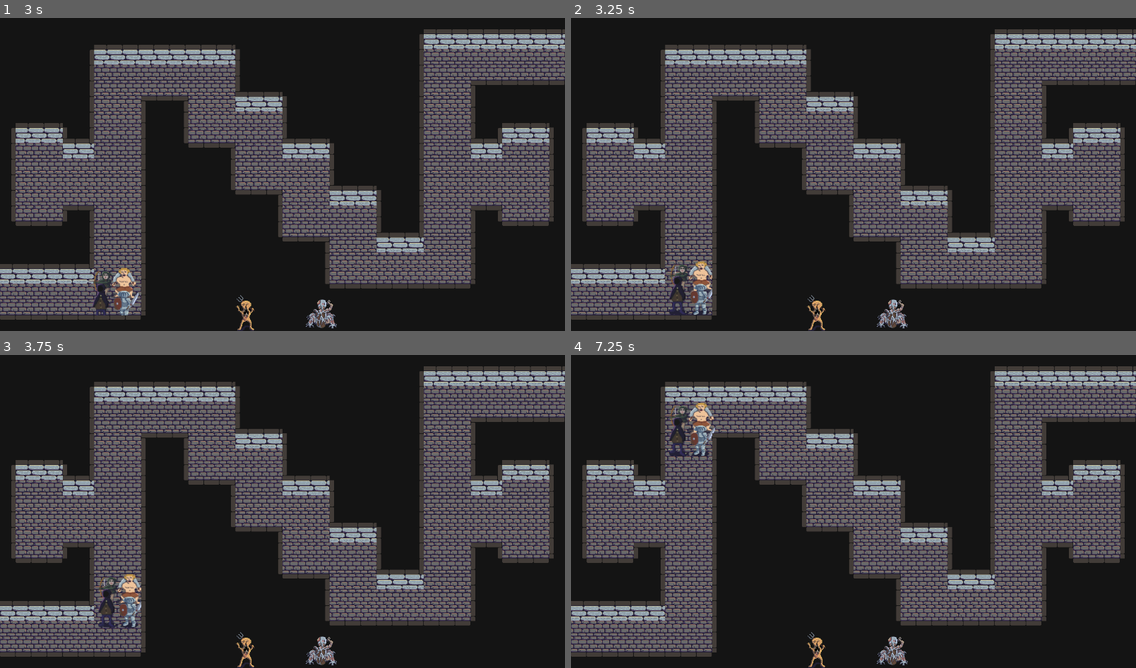
Above: before the commit, frames 1-4 (two rows, left to right).
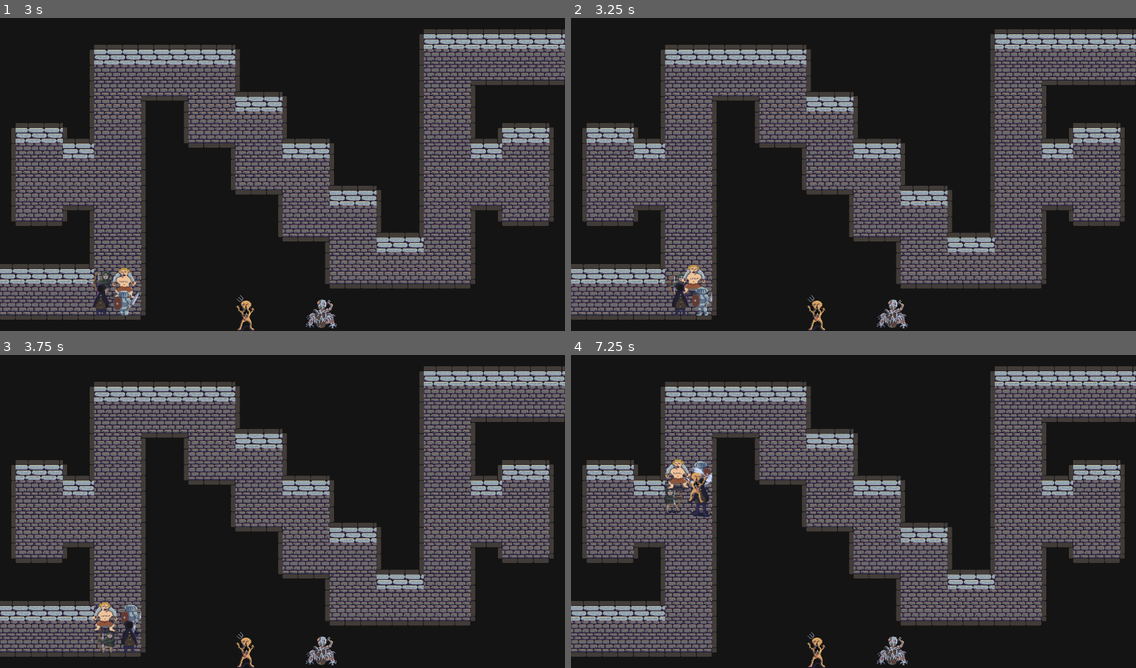
Above: after the commit, the same moments.

Repository: rpgboyari/GMTKGameJam2023
Game: Godot game, scene res://Title_Screen.tscn
Same seed, same stepped clock (60 frames per second), same inputs: the game is played once before the commit and once after it.
Inputs (mouse positions are in pixels of both pictures, inside the frame that each line leads up to):
- Up to frame 1 (3 s): click "PLAY" at 0.5 s; click (322, 315) at 1.25 s; click (242, 312) at 2 s; tap Enter (ui_accept) at 2.75 s; move the mouse to (406, 158) at 2.77 s; hold Right (ui_right) from 2.78 s (still down); tap Space (Weapon_Test) at 2.85 s; click (406, 158) at 2.92 s
- Up to frame 2 (3.25 s): keep holding Right (ui_right); tap Enter (ui_accept) at 3.02 s
- Up to frame 3 (3.75 s): keep holding Right (ui_right); move the mouse to (169, 527) at 3.52 s; tap Space (Weapon_Test) at 3.6 s; click (169, 527) at 3.67 s
- Up to frame 4 (7.25 s): tap Enter (ui_accept) at 3.77, 5.27, 6.02, 6.77 s; move the mouse to (910, 442) at 4.27 s; release Right (ui_right) at 4.28 s; hold Left (ui_left) 4.28-5.03 s; tap Space (Weapon_Test) every 0.75 s from 4.35 to 6.6 s; click (910, 442) at 4.42 s; move the mouse to (825, 574) at 5.02 s; hold Right (ui_right) 5.03-6.53 s; click (825, 574) at 5.17 s; move the mouse to (1023, 558) at 5.77 s; click (1023, 558) at 5.92 s; move the mouse to (684, 464) at 6.52 s; hold Left (ui_left) from 6.53 s (still down); click (684, 464) at 6.67 s

Frame 1 is identical in both runs. In frame 2, 0.8% of the frame differs, in the area x 16-25%, y 77-96%; in frame 3, 1.2%; in frame 4, 1.6%, in the area x 16-26%, y 15-52%.
Error before the commit: Invalid assignment of property or key 'sound_effects' with value of type 'Array' on a base object of type 'Area2D (Weapon)'. (res://Scripts/Entity.gd:32)
Error after the commit: Attempted to free a locked object (calling or emitting). (res://Scripts/Entity.gd:64)

Commit message:
i'm sp tired.... i dont know what i adde

Diff:
--- a/Scenes/Heroes/Archer.tscn
+++ b/Scenes/Heroes/Archer.tscn
@@ -1,10 +1,13 @@
-[gd_scene load_steps=25 format=3 uid="uid://dvauy3vkyqs2u"]
+[gd_scene load_steps=28 format=3 uid="uid://dvauy3vkyqs2u"]
 
 [ext_resource type="Script" path="res://Scripts/Heroes/Archer.gd" id="1_kl6mf"]
+[ext_resource type="AudioStream" uid="uid://bxwbfr7226im5" path="res://Sound Effects/Attacks/Archer/Arrow_sound.mp3" id="2_dcb1x"]
 [ext_resource type="AudioStream" uid="uid://b6i0cfcijdii" path="res://Sound Effects/Damaged/Archer/Archer_Hurt.mp3" id="2_yd0op"]
+[ext_resource type="AudioStream" uid="uid://drkngb3hxqflh" path="res://Sound Effects/Attacks/Archer/Arrow_sound_V2.mp3" id="3_3eg5w"]
 [ext_resource type="AudioStream" uid="uid://ch04kkvogot2i" path="res://Sound Effects/Damaged/Archer/Archer_Hurt_2.mp3" id="3_io2ap"]
 [ext_resource type="PackedScene" uid="uid://bat7w1jn8v7a6" path="res://Scenes/Weapons/Heroes/Archer_Attack.tscn" id="3_lhlm7"]
 [ext_resource type="Texture2D" uid="uid://7ohfb7kp0o8a" path="res://Sprites/Heroes/Archer/bowguy_atack-Sheet.png" id="4_3qred"]
+[ext_resource type="PackedScene" uid="uid://c6lhnj5dyfw8r" path="res://Scenes/Weapons/Heroes/Archer_Arrow.tscn" id="4_nbnau"]
 [ext_resource type="Texture2D" uid="uid://7lp801gejkpf" path="res://Sprites/Heroes/Archer/bowguy-Sheet.png" id="5_lny04"]
 [ext_resource type="Texture2D" uid="uid://b4du7n0dkrfjm" path="res://Sprites/Heroes/Archer/bowguy.png" id="5_v64w4"]
 
@@ -140,6 +143,8 @@
 motion_mode = 1
 script = ExtResource("1_kl6mf")
 group_top = true
+weapon_sound_effects = Array[AudioStream]([ExtResource("2_dcb1x"), ExtResource("3_3eg5w")])
+projectile = ExtResource("4_nbnau")
 max_hp = 10
 damage = 2
 attack_time = 2.0
--- a/Scenes/Heroes/Barbarian.tscn
+++ b/Scenes/Heroes/Barbarian.tscn
@@ -1,11 +1,16 @@
-[gd_scene load_steps=23 format=3 uid="uid://b1oh4peeh0w7g"]
+[gd_scene load_steps=26 format=3 uid="uid://b1oh4peeh0w7g"]
 
 [ext_resource type="Script" path="res://Scripts/Heroes/Barbarian.gd" id="1_lgt8c"]
+[ext_resource type="AudioStream" uid="uid://bsy7bsxlpuvy4" path="res://Sound Effects/Attacks/Barbarian/Barbarian_Slash.mp3" id="2_bdh7r"]
 [ext_resource type="AudioStream" uid="uid://cvewjhxf50lsi" path="res://Sound Effects/Damaged/Barbarian/Barbarian_Hurt.mp3" id="2_q2cle"]
+[ext_resource type="AudioStream" uid="uid://brupam8cbvoq5" path="res://Sound Effects/Attacks/Barbarian/Barbarian_Slash_2.mp3" id="3_m2dyh"]
 [ext_resource type="AudioStream" uid="uid://b6f7272dm5j27" path="res://Sound Effects/Damaged/Barbarian/Barbarian_Hurt_2.mp3" id="3_v6t7b"]
 [ext_resource type="Texture2D" uid="uid://bvt2wfr5nuyr4" path="res://Sprites/Heroes/Barbarian/barbarianfront.png" id="4_2aowx"]
 [ext_resource type="Texture2D" uid="uid://cr5x2gprww0q1" path="res://Sprites/Heroes/Barbarian/barbarianfront-Sheet.png" id="5_aaujn"]
 [ext_resource type="PackedScene" uid="uid://bx30kbpgwiwi6" path="res://Scenes/Weapons/Weapon.tscn" id="6_rx2de"]
+
+[sub_resource type="CircleShape2D" id="CircleShape2D_3plv8"]
+radius = 60.0
 
 [sub_resource type="AtlasTexture" id="AtlasTexture_b0owq"]
 atlas = ExtResource("4_2aowx")
@@ -133,6 +138,8 @@
 script = ExtResource("1_lgt8c")
 group_top = true
 group_right = true
+weapon_shape = SubResource("CircleShape2D_3plv8")
+weapon_sound_effects = Array[AudioStream]([ExtResource("2_bdh7r"), ExtResource("3_m2dyh")])
 max_hp = 14
 damage = 1
 attack_time = 1.0
--- a/Scenes/Heroes/Knight.tscn
+++ b/Scenes/Heroes/Knight.tscn
@@ -1,12 +1,15 @@
-[gd_scene load_steps=24 format=3 uid="uid://cyav7cb3i21f4"]
+[gd_scene load_steps=27 format=3 uid="uid://cyav7cb3i21f4"]
 
 [ext_resource type="Script" path="res://Scripts/Heroes/Knight.gd" id="1_ul2h0"]
 [ext_resource type="AudioStream" uid="uid://b26fw2vsk7idw" path="res://Sound Effects/Damaged/Knight/Knight_Damege_1.mp3" id="2_2oh2q"]
 [ext_resource type="Texture2D" uid="uid://cntdsa38nqpjq" path="res://Sprites/Heroes/Knight/kinght.png" id="2_24bu0"]
+[ext_resource type="AudioStream" uid="uid://c7e3qtx5p7823" path="res://Sound Effects/Attacks/Knight/Slash_1.mp3" id="2_mo8yj"]
+[ext_resource type="AudioStream" uid="uid://bq50ittplufpe" path="res://Sound Effects/Attacks/Knight/Slash_2.mp3" id="3_3450e"]
 [ext_resource type="Texture2D" uid="uid://cjq1iss3kdayd" path="res://Sprites/Heroes/Knight/kinght-Sheet.png" id="3_l6o04"]
 [ext_resource type="AudioStream" uid="uid://cngamtenhglvn" path="res://Sound Effects/Damaged/Knight/Knight_Damege_2.mp3" id="3_u3b3j"]
 [ext_resource type="AudioStream" uid="uid://bmgtnpnaui77g" path="res://Sound Effects/Damaged/Knight/Knight_Damege_3.mp3" id="4_fkyxb"]
 [ext_resource type="PackedScene" uid="uid://bx30kbpgwiwi6" path="res://Scenes/Weapons/Weapon.tscn" id="4_s7jxc"]
+[ext_resource type="AudioStream" uid="uid://cci8cbej5yj82" path="res://Sound Effects/Attacks/Knight/Slash_3.mp3" id="4_vnufw"]
 [ext_resource type="Texture2D" uid="uid://dnv1m7pg136ir" path="res://Sprites/Heroes/Knight/kinght_atack-Sheet.png" id="5_xvupr"]
 
 [sub_resource type="AtlasTexture" id="AtlasTexture_jmhp8"]
@@ -128,6 +131,7 @@
 script = ExtResource("1_ul2h0")
 damage_negation = 1
 group_right = true
+weapon_sound_effects = Array[AudioStream]([ExtResource("2_mo8yj"), ExtResource("3_3450e"), ExtResource("4_vnufw")])
 max_hp = 10
 damage = 2
 attack_time = 1.0
--- a/Scenes/Minions/Peasant.tscn
+++ b/Scenes/Minions/Peasant.tscn
@@ -1,10 +1,12 @@
-[gd_scene load_steps=28 format=3 uid="uid://b17skyddb0g8p"]
+[gd_scene load_steps=30 format=3 uid="uid://b17skyddb0g8p"]
 
 [ext_resource type="Script" path="res://Scripts/AI_Entity.gd" id="1_7bwv0"]
 [ext_resource type="Texture2D" uid="uid://c4ux8x2cm1rv3" path="res://Sprites/Minions/Peasant/grunt_front_atack-Sheet.png" id="2_1bvmx"]
 [ext_resource type="AudioStream" uid="uid://d0iolo0deqpl1" path="res://Sound Effects/Dead/Peasant/Grunt_Death.mp3" id="2_ebv8v"]
+[ext_resource type="AudioStream" uid="uid://cgwiu2jss26f6" path="res://Sound Effects/Attacks/Peasant/Grunt_Slash.mp3" id="2_oev1g"]
 [ext_resource type="AudioStream" uid="uid://dnoashwv4jvej" path="res://Sound Effects/Dead/Peasant/Grunt_Death_2.mp3" id="3_e1rbl"]
 [ext_resource type="Texture2D" uid="uid://rky24saphj0w" path="res://Sprites/Minions/Peasant/grunt_front-Sheet.png" id="3_efemf"]
+[ext_resource type="AudioStream" uid="uid://cwsqh0dc3x0px" path="res://Sound Effects/Attacks/Peasant/Grunt_Slash_2.mp3" id="3_xrojm"]
 [ext_resource type="AudioStream" uid="uid://66i5bnlafuvs" path="res://Sound Effects/Dead/Peasant/Grunt_Death_3.mp3" id="4_si8kd"]
 [ext_resource type="AudioStream" uid="uid://baxwwbleings7" path="res://Sound Effects/Dead/Peasant/Grunt_Death_4.mp3" id="5_ft4ji"]
 [ext_resource type="PackedScene" uid="uid://bx30kbpgwiwi6" path="res://Scenes/Weapons/Weapon.tscn" id="8_hxslm"]
@@ -152,19 +154,20 @@
 
 [node name="Peasant" type="CharacterBody2D"]
 script = ExtResource("1_7bwv0")
+weapon_sound_effects = Array[AudioStream]([ExtResource("2_oev1g"), ExtResource("3_xrojm")])
 max_hp = 3
 damage = 2
 attack_time = 1.0
 walk_speed = 100
 team = 1
+individual = true
 sound_effects = [ExtResource("2_ebv8v"), ExtResource("3_e1rbl"), ExtResource("4_si8kd"), ExtResource("5_ft4ji")]
 
 [node name="AnimatedSprite2D" type="AnimatedSprite2D" parent="."]
 position = Vector2(-1, -32)
 sprite_frames = SubResource("SpriteFrames_e21gv")
-animation = &"attacking"
+animation = &"walking"
 autoplay = "idle"
-frame_progress = 0.359451
 
 [node name="CollisionShape2D" type="CollisionShape2D" parent="."]
 rotation = 1.5708
--- a/Scenes/Minions/Smith.tscn
+++ b/Scenes/Minions/Smith.tscn
@@ -1,9 +1,11 @@
-[gd_scene load_steps=27 format=3 uid="uid://wdwhw33si5dg"]
+[gd_scene load_steps=29 format=3 uid="uid://wdwhw33si5dg"]
 
 [ext_resource type="Script" path="res://Scripts/AI_Entity.gd" id="1_f0u35"]
 [ext_resource type="Texture2D" uid="uid://bgvw3mivdyut8" path="res://Sprites/Minions/Smith/tankfront.png" id="2_8aw40"]
 [ext_resource type="AudioStream" uid="uid://dmjkm4gj10x36" path="res://Sound Effects/Dead/Smith/Tank_Death_1.mp3" id="2_88mac"]
+[ext_resource type="AudioStream" uid="uid://b7h21re6x3k7m" path="res://Sound Effects/Attacks/Smith/Tank_Attack.mp3" id="2_oscun"]
 [ext_resource type="AudioStream" uid="uid://b55ocfkhnxbcb" path="res://Sound Effects/Dead/Smith/Tank_Death_2.mp3" id="3_4ivds"]
+[ext_resource type="AudioStream" uid="uid://cqgm01dg472hv" path="res://Sound Effects/Attacks/Smith/Tank_Attack_2.mp3" id="3_4owqk"]
 [ext_resource type="Texture2D" uid="uid://d140tr2x4mxuk" path="res://Sprites/Minions/Smith/tankfront_atack-Sheet.png" id="4_mse0m"]
 [ext_resource type="Texture2D" uid="uid://bxdxie3sb866" path="res://Sprites/Minions/Smith/tankfront-Sheet.png" id="5_yo5dh"]
 [ext_resource type="PackedScene" uid="uid://bx30kbpgwiwi6" path="res://Scenes/Weapons/Weapon.tscn" id="7_wksgy"]
@@ -152,14 +154,13 @@
 [node name="Smith" type="CharacterBody2D"]
 motion_mode = 1
 script = ExtResource("1_f0u35")
-group_top = null
-group_right = null
+weapon_sound_effects = Array[AudioStream]([ExtResource("2_oscun"), ExtResource("3_4owqk")])
 max_hp = 7
 damage = 1
 attack_time = 1.0
 walk_speed = 80
-is_ranged = null
 team = 1
+individual = true
 sound_effects = [ExtResource("2_88mac"), ExtResource("3_4ivds")]
 
 [node name="AnimatedSprite2D" type="AnimatedSprite2D" parent="."]
--- a/Scenes/Weapons/Heroes/Archer_Arrow.tscn
+++ b/Scenes/Weapons/Heroes/Archer_Arrow.tscn
@@ -8,8 +8,6 @@
 
 [node name="Archer_Arrow" type="Area2D"]
 script = ExtResource("1_imle8")
-damage = 1
-attack_time = 999
 projectile_speed = 300
 
 [node name="Timer" type="Timer" parent="."]
--- a/Scenes/Weapons/Heroes/Archer_Attack.tscn
+++ b/Scenes/Weapons/Heroes/Archer_Attack.tscn
@@ -1,17 +1,9 @@
-[gd_scene load_steps=5 format=3 uid="uid://bat7w1jn8v7a6"]
+[gd_scene load_steps=2 format=3 uid="uid://bat7w1jn8v7a6"]
 
 [ext_resource type="Script" path="res://Scripts/Weapons/Weapon.gd" id="1_oqudg"]
-[ext_resource type="AudioStream" uid="uid://bxwbfr7226im5" path="res://Sound Effects/Attacks/Archer/Arrow_sound.mp3" id="2_f6awj"]
-[ext_resource type="AudioStream" uid="uid://drkngb3hxqflh" path="res://Sound Effects/Attacks/Archer/Arrow_sound_V2.mp3" id="3_5bgke"]
-[ext_resource type="PackedScene" uid="uid://c6lhnj5dyfw8r" path="res://Scenes/Weapons/Heroes/Archer_Arrow.tscn" id="4_0o3pj"]
 
 [node name="Archer_Bow" type="Area2D"]
 script = ExtResource("1_oqudg")
-sound_effects = Array[AudioStream]([ExtResource("2_f6awj"), ExtResource("3_5bgke")])
-projectile = ExtResource("4_0o3pj")
-attack_time = 1
-parent_offset = 20
-TESTING = true
 
 [node name="Timer" type="Timer" parent="."]
 one_shot = true
--- a/Scenes/Weapons/Minions/Peasant_Attack.tscn
+++ /dev/null
@@ -1,16 +0,0 @@
-[gd_scene load_steps=2 format=3 uid="uid://kooyf3r4mxxc"]
-
-[sub_resource type="RectangleShape2D" id="RectangleShape2D_v46ri"]
-size = Vector2(20, 40)
-
-[node name="Peasant_Attack" type="Area2D"]
-
-[node name="Timer" type="Timer" parent="."]
-one_shot = true
-
-[node name="CollisionShape2D" type="CollisionShape2D" parent="."]
-position = Vector2(20, -2.18557e-07)
-rotation = -1.5708
-shape = SubResource("RectangleShape2D_v46ri")
-
-[node name="AudioStreamPlayer2D" type="AudioStreamPlayer2D" parent="."]
--- a/Scripts/AI_Entity.gd
+++ b/Scripts/AI_Entity.gd
@@ -5,7 +5,7 @@
 signal enemy_undetected(enemy)
 signal destination_reached()
 
-enum LONG_TERM_STATE {MARCHING, FIGHTING, LOOTING, GROUPING}
+enum LONG_TERM_STATE {MARCHING, FIGHTING, LOOTING, GROUPING, IDLING}
 var long_term_state: LONG_TERM_STATE
 
 @onready var navigation_agent: NavigationAgent2D = $NavigationAgent2D
@@ -52,21 +52,29 @@
 		var to_target: Vector2 = target.global_position - global_position
 		var target_distance = to_target.length()
 		if is_ranged || target_distance <= MELEE_RANGE + 5:
+			print_debug(str(self) + " attacking" + str(target))
 			attack(to_target)
 		else:
-			walk_to(to_target - (to_target * MELEE_RANGE / target_distance))
+			print_debug("target_distance: " + str(target_distance) + " MELEE_RANGE + 5: " + str(MELEE_RANGE + 5))
+			print_debug(str(self) + " walking to " + str(to_target) + " to get " + str(target))
+			walk_to(target.global_position - (to_target * MELEE_RANGE / (target_distance * 2)))
 	elif long_term_state == LONG_TERM_STATE.LOOTING:
 		pass
 
 func add_nearby_enemy(enemy):
-	if !nearby_enemies[enemy]:
+
+	if !nearby_enemies.has(enemy):
 		nearby_enemies[enemy] = 1
 	else:
 		nearby_enemies[enemy] += 1
+	if individual && long_term_state != LONG_TERM_STATE.FIGHTING:
+		start_fighting()
 func subtract_nearby_enemy(enemy):
 	nearby_enemies[enemy] -= 1
 	if nearby_enemies[enemy] < 1:
 		nearby_enemies.erase(enemy)
+	if individual && nearby_enemies.is_empty():
+		pass
 func enter_region(region: Region):
 	regions[region] = true
 	var region_enemies
@@ -80,7 +88,10 @@
 			region.hero_entered.connect(_on_enemy_entered_region)
 			region.hero_exited.connect(_on_enemy_exited_region)
 	for enemy in region_enemies:
-		add_nearby_enemy(enemy)
+		if individual:
+			add_nearby_enemy(enemy)
+		else:
+			emit_signal("enemy_detected", enemy)
 func exit_region(region):
 	regions.erase(region)
 	var region_enemies
@@ -94,15 +105,19 @@
 			region.hero_entered.disconnect(_on_enemy_entered_region)
 			region.hero_exited.disconnect(_on_enemy_exited_region)
 	for enemy in region_enemies:
-		subtract_nearby_enemy(enemy)
+		if individual:
+			subtract_nearby_enemy(enemy)
+		else:
+			emit_signal("enemy_undetected", enemy)
 
 func enemy_value(enemy): #returns how valuable of a target 'enemy' would be, lower is better
-	assert(false)
+	return 0 #all enemies prioritized equally
 func find_target():
 	var best_value
 	var best_enemies = []
 	var enemy_value
 	for enemy in nearby_enemies:
+		print_debug("finding value of " + str(enemy))
 		enemy_value = enemy_value(enemy)
 		if best_value:
 			if enemy_value > best_value:
@@ -137,16 +152,24 @@
 	find_target()
 func start_looting():
 	long_term_state = LONG_TERM_STATE.LOOTING
-func start_grouping(point):
+func start_grouping(point, direction):
 	long_term_state = LONG_TERM_STATE.GROUPING
-	walk_to(point + group_offset)
+	var rotated_offset = group_offset.rotated(direction.angle())
+	walk_to(point + rotated_offset)
+func start_idling():
+	long_term_state = LONG_TERM_STATE.IDLING
+	immediate_state = IMMEDIATE_STATE.IDLE
 
 func _on_enemy_entered_region(enemy):
-	add_nearby_enemy(enemy)
-	emit_signal("enemy_detected", enemy)
+	if individual:
+		add_nearby_enemy(enemy)
+	else:
+		emit_signal("enemy_detected", enemy)
 func _on_enemy_exited_region(enemy):
-	subtract_nearby_enemy(enemy)
-	emit_signal("enemy_undetected", enemy)
+	if individual:
+		subtract_nearby_enemy(enemy)
+	else:
+		emit_signal("enemy_undetected", enemy)
 
 func _on_velocity_computed(safe_velocity):
 	#print_debug("safe velocity computed")
--- a/Scripts/Entity.gd
+++ b/Scripts/Entity.gd
@@ -20,23 +20,25 @@
 @export var walk_speed: int
 @export var is_ranged: bool
 @export var team: TEAM
+@export var individual: bool = false
 @export var sound_effects: Array
 
 var immediate_state: IMMEDIATE_STATE
 
-var individual = false
 var hp = max_hp
 
 func _ready():
 	weapon.weapon_shape = weapon_shape
-	weapon.sound_effects = sound_effects
+	weapon.sound_effects = weapon_sound_effects
 	weapon.projectile = projectile
 	weapon.damage = damage
 	weapon.attack_time = attack_time
 	match team:
 		TEAM.HERO:
+			weapon.collision_layer = 0b10
 			weapon.collision_mask = 0b10
 		TEAM.VILLAIN:
+			weapon.collision_layer = 0b01
 			weapon.collision_mask = 0b01
 
 func attack(direction):
--- a/Scripts/Heroes/Archer.gd
+++ b/Scripts/Heroes/Archer.gd
@@ -5,4 +5,4 @@
 #	Globals.heroes["archer"] = self
 
 func enemy_value(enemy): # targets the lowest hp enemy
-	return target.hp
+	return enemy.hp
--- a/Scripts/Heroes/Party.gd
+++ b/Scripts/Heroes/Party.gd
@@ -16,8 +16,11 @@
 
 var enemies_detected = 0
 var walking_progress = 0
+var travel_direction = Vector2.RIGHT
+var previous_position
 
 func _ready():
+	previous_position = position
 	progress = 0.0
 	start_walking()
 
@@ -32,6 +35,12 @@
 func _physics_process(delta):
 	if behavior_state == GROUP_BEHAVIOR_STATE.WALKING:
 		progress += group_travel_speed * delta
+		var vector_travelled = position - previous_position
+		var direction_travelled = vector_travelled.normalized()
+		if !travel_direction or travel_direction != direction_travelled:
+			travel_direction = direction_travelled
+			start_walking()
+		previous_position = position
 
 #func party_setup():
 	#await get_tree().physics_frame
@@ -61,7 +70,7 @@
 	behavior_state = GROUP_BEHAVIOR_STATE.GROUPING
 	for key in party:
 		#print_debug(str(party[key]) + " grouping at " + str(point + party[key].group_offset))
-		party[key].start_grouping(point)
+		party[key].start_grouping(point, travel_direction)
 
 	await all_done_walking
 
@@ -106,7 +115,7 @@
 		if behavior_state == GROUP_BEHAVIOR_STATE.LOOTING:
 			stop_loot_fighting()
 		elif behavior_state != GROUP_BEHAVIOR_STATE.FIGHTING:
-			start_grouping()
+			start_walking()
 
 #func _on_no_enemies_detected():
 #	assert(behavior_state == GROUP_BEHAVIOR_STATE.FIGHTING or behavior_state == GROUP_BEHAVIOR_STATE.LOOTING)
--- a/Scripts/Minion_Placer.gd
+++ b/Scripts/Minion_Placer.gd
@@ -21,13 +21,16 @@
 func _input(event):
 	if placing && event is InputEventMouseButton && event.pressed:
 		if event.button_index == 1:
-			shape_cast.position = event.position + Vector2(shape_cast_offset_x, shape_cast_offset_y)
+			var adjusted_position = event.position + Vector2(shape_cast_offset_x, shape_cast_offset_y)
+			shape_cast.position = adjusted_position
 			shape_cast.force_shapecast_update()
 			if shape_cast.is_colliding():
 				play_random_sound(failed_place_sounds)
 			else:
 				var new_minion = active_choice.instantiate()
+				new_minion.position = adjusted_position
 				get_node("/root").add_child(new_minion)
+				print_debug(str(new_minion) + " added to /root")
 				unset_choice()
 				play_random_sound(succesful_place_sounds)
 		elif event.button_index == 2:
Not shown, added: Sound Effects/Attacks/Smith/Tank_Attack.mp3.import
Not shown, added: Sound Effects/Attacks/Smith/Tank_Attack_2.mp3.import
Binary file added: Sprites/Heroes/Barbarian/barbarianfront_atack-Sheet.png
Not shown, added: Sprites/Heroes/Barbarian/barbarianfront_atack-Sheet.png.import
Binary file added: Sprites/Heroes/Rogue/rogue_atack-Sheet-export.png
Not shown, added: Sprites/Heroes/Rogue/rogue_atack-Sheet-export.png.import
Not shown, added: Sound Effects/Attacks/Smith/Tank_Attack.mp3
Not shown, added: Sound Effects/Attacks/Smith/Tank_Attack_2.mp3
